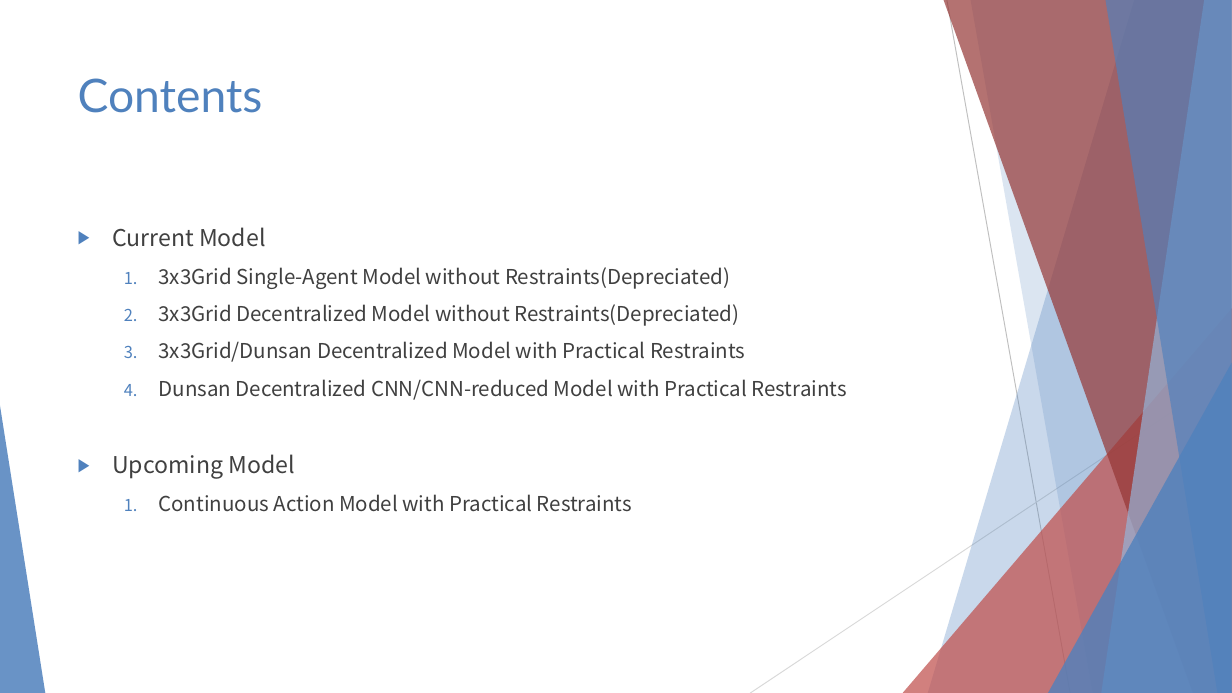
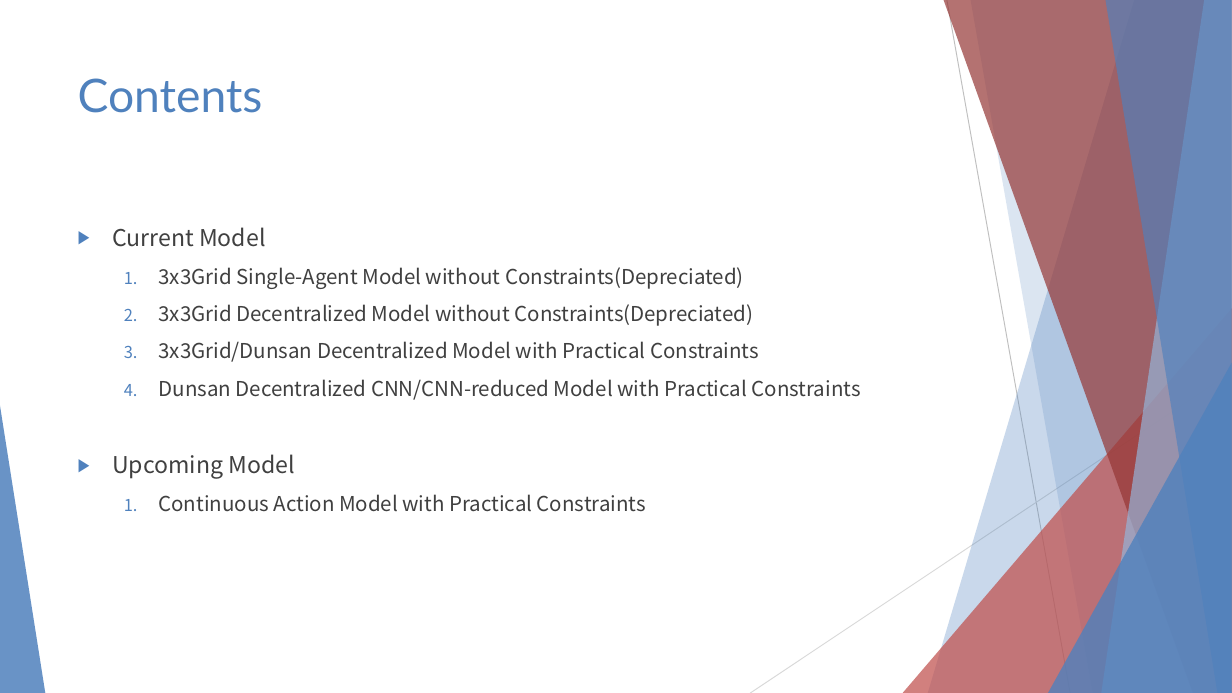
Before and after one commit to 3neutronstar/rl-constraints-traffic, a slide deck: slide 2 of Traffic Optimization Final Speech.pptx. Drawn at 1232x693 pixels with LibreOffice and Linux fonts; fonts in the diff are those of the drawing. Boxes give left, top, right and bottom in pixels: in the first picture for what was removed or moved away, otherwise in the second. Text is boxed around its words. In the diff, an @@ line names an element or a change of style, - is before the commit and + after.

```diff
--- a/Traffic Optimization Final Speech.pptx
+++ b/Traffic Optimization Final Speech.pptx
@@ text at (159,267,861,400): text changed @@
-  1. 3x3Grid Single-Agent Model without Restraints(Depreciated)
-  2. 3x3Grid Decentralized Model without Restraints(Depreciated)
-  3. 3x3Grid/Dunsan Decentralized Model with Practical Restraints
-  4. Dunsan Decentralized CNN/CNN-reduced Model with Practical Restraints
+  1. 3x3Grid Single-Agent Model without Constraints(Depreciated)
+  2. 3x3Grid Decentralized Model without Constraints(Depreciated)
+  3. 3x3Grid/Dunsan Decentralized Model with Practical Constraints
+  4. Dunsan Decentralized CNN/CNN-reduced Model with Practical Constraints
@@ text at (159,494,646,512): text changed @@
-  1. Continuous Action Model with Practical Restraints
+  1. Continuous Action Model with Practical Constraints
```
Also in this commit, not shown: 11 other slides changed, 3 slides added, 3 other files.
